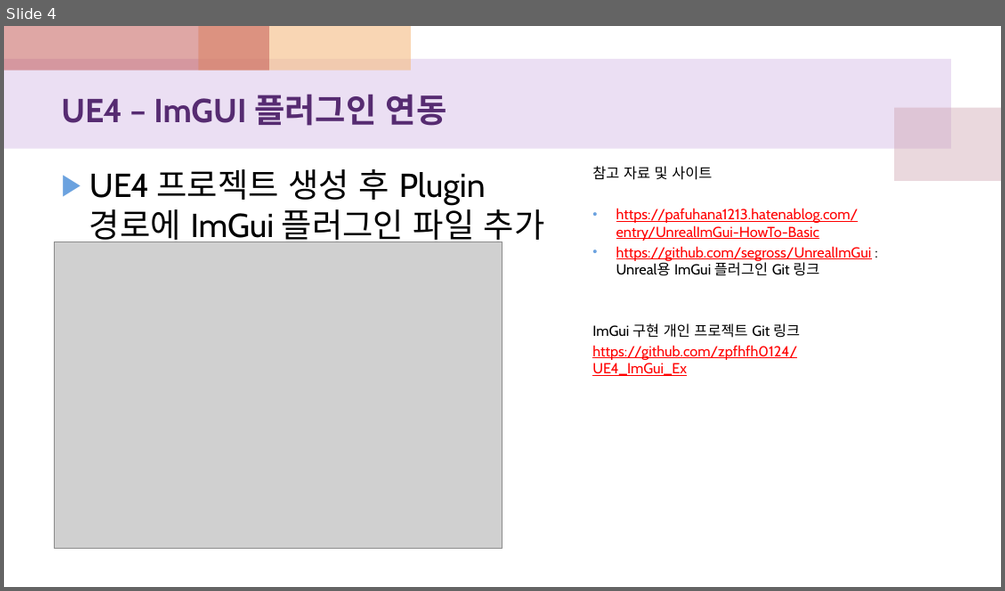
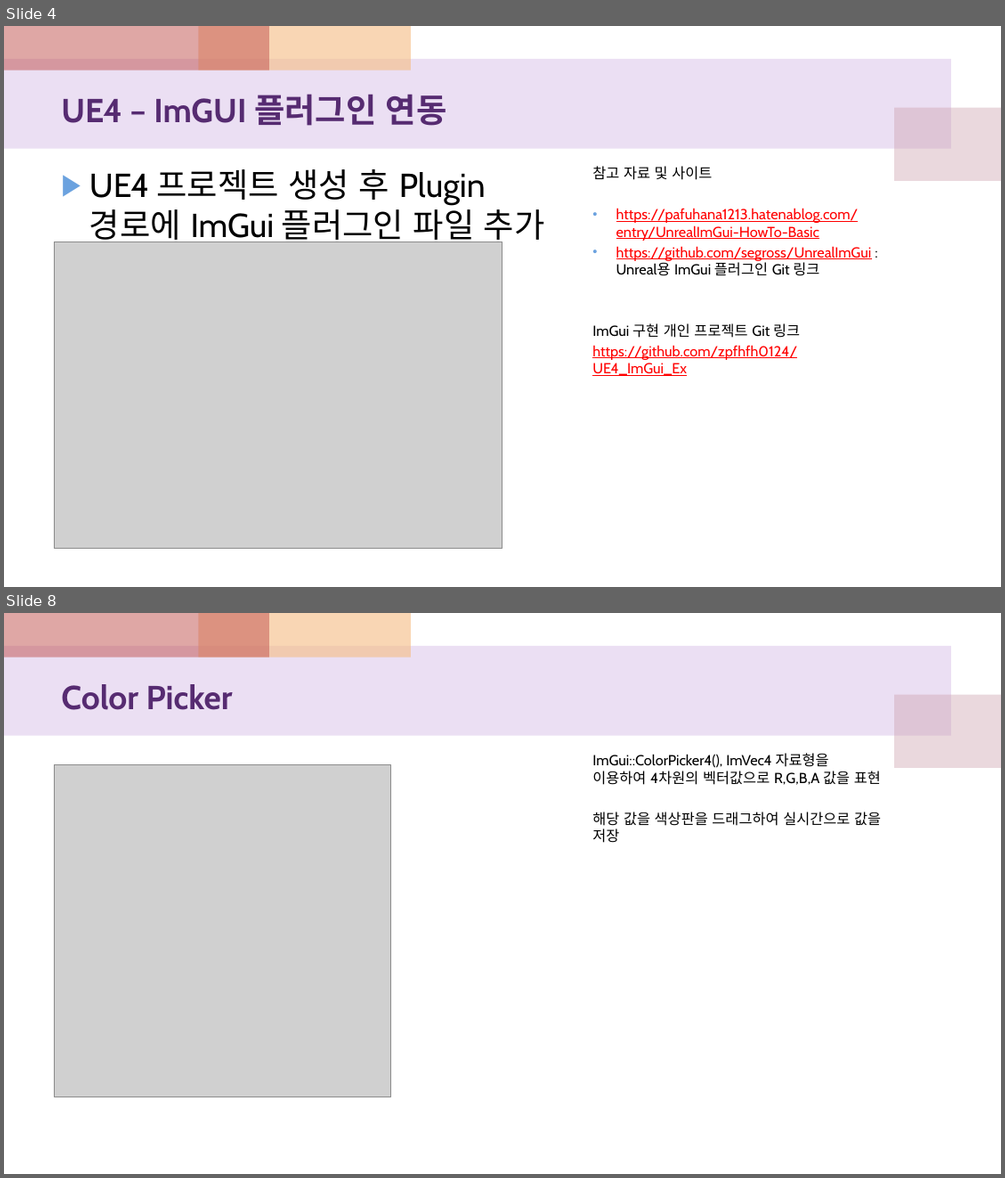
Before and after one commit to zpfhfh0124/UE4_ImGui_Ex, a slide deck: UE4_ImGui_실습.pptx. Shown one above the other, each under a label of ours: slide 4 before the commit, slides 4 and 8 after it; the slides between them are not shown. The pictures are 1005x591 and 1005x1178 pixels, drawn with LibreOffice and Linux fonts; fonts in the diff are those of the drawing; grey boxes stand for pictures. Boxes give left, top, right and bottom in pixels: in the first picture for what was removed or moved away, otherwise in the second. Text is boxed around its words. In the diff, an @@ line names an element or a change of style, - is before the commit and + after.

Commit message:
PPT 자료 완성 업로드

```diff
--- a/UE4_ImGui_실습.pptx
+++ b/UE4_ImGui_실습.pptx
@@ slide 8 added at <box>4,613,1001,1174</box>, background #FFFFFF; not listed: 4 template elements that a slide beside it also shows @@
@@ title added at <box>61,684,233,710</box>, 32 pt, text #562B71, bold @@
+Color Picker
@@ picture added at <box>54,765,390,1097</box> @@
@@ text added at <box>592,753,881,843</box>, 14 pt, text #000000 @@
+ImGui::ColorPicker4(), ImVec4 자료형을 이용하여 4차원의 벡터값으로 R,G,B,A 값을 표현
+해당 값을 색상판을 드래그하여 실시간으로 값을 저장
```
Also in this commit, not shown: 1 slide changed, 7 other slides added, 1 other file.
